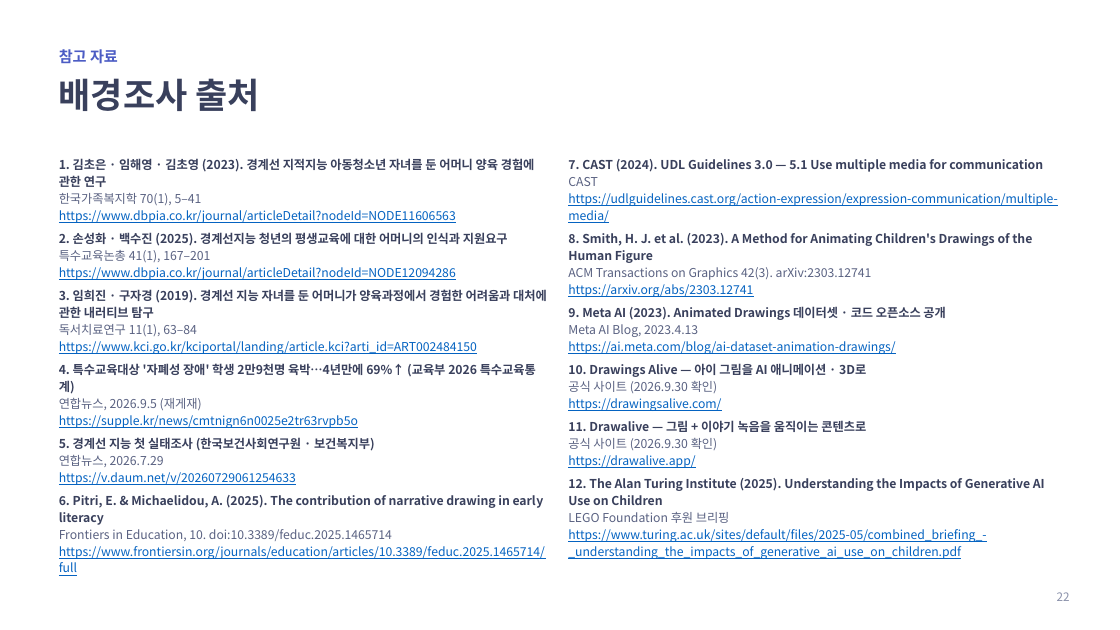
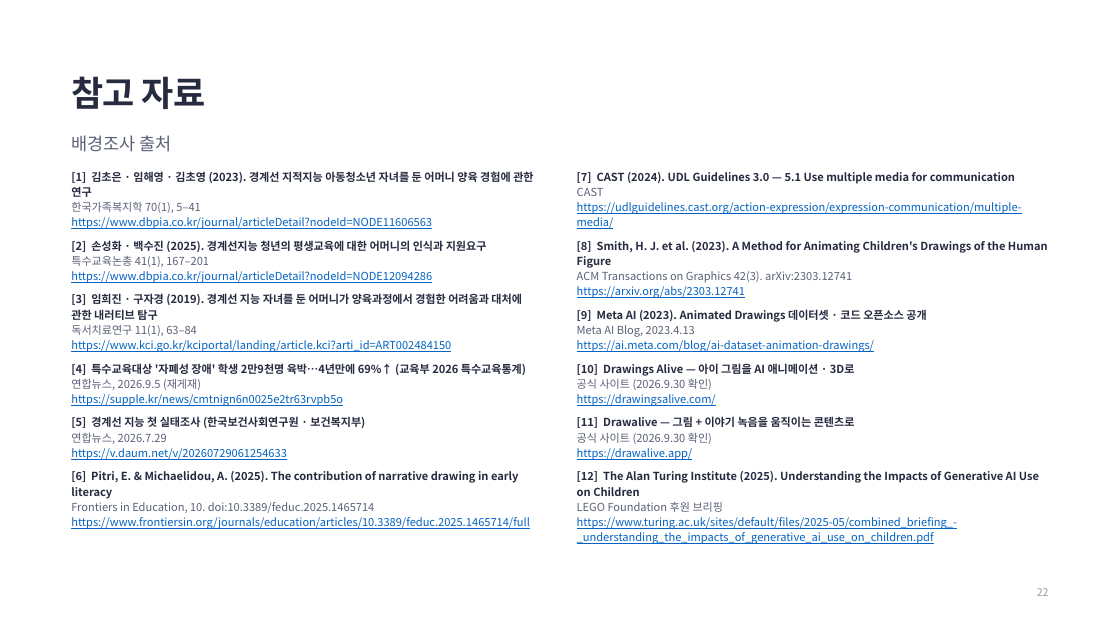
Before and after one commit to seominji58/drawtale-pt_docs, a slide deck: slide 22 of presentation/DrawTale_중간발표.pptx. Drawn at 1120x630 pixels with LibreOffice and Linux fonts; fonts in the diff are those of the drawing; background and template pictures are left out. Boxes give left, top, right and bottom in pixels: in the first picture for what was removed or moved away, otherwise in the second. Text is boxed around its words. In the diff, an @@ line names an element or a change of style, - is before the commit and + after.

```diff
--- a/presentation/DrawTale_중간발표.pptx
+++ b/presentation/DrawTale_중간발표.pptx
@@ text "참고 자료": place and size @@
-text "참고 자료" at [59,49,118,64]
+text "참고 자료" at [71,76,206,109]
@@ text "참고 자료" at [71,76,206,109]: size 13 to 30 pt, text colour #4C5CC4 to #262B40, letter spacing 0 to -0.5 pt; line spacing 1 to 1.2; vertical alignment middle to top @@
@@ text "배경조사 출처": place and size @@
-text "배경조사 출처" at [59,78,259,111]
+text "배경조사 출처" at [71,135,172,152]
@@ text "배경조사 출처" at [71,135,172,152]: size 30 to 15 pt, text colour #39405C to #5B6177, bold off; line spacing 1 to 1.2 @@
@@ text at [71,171,533,197]: text changed; size 10.5 to 9.5 pt; text colour #39405C to #262B40 @@
-1. 김초은 · 임해영 · 김초영 (2023). 경계선 지적지능 아동청소년 자녀를 둔 어머니 양육 경험에 관한 연구
+[1] 김초은 · 임해영 · 김초영 (2023). 경계선 지적지능 아동청소년 자녀를 둔 어머니 양육 경험에 관한 연구
@@ text "[1] 김초은 · 임해영 · ...": place and size @@
-text "[1] 김초은 · 임해영 · ..." at [59,158,547,576]
+text "[1] 김초은 · 임해영 · ..." at [71,171,533,529]
@@ text at [577,172,1015,184]: text changed; size 10.5 to 9.5 pt; text colour #39405C to #262B40 @@
-7. CAST (2024). UDL Guidelines 3.0 — 5.1 Use multiple media for communication
+[7] CAST (2024). UDL Guidelines 3.0 — 5.1 Use multiple media for communication
@@ text "[7] CAST (2024). UDL Guidelines ...": place and size @@
-text "[7] CAST (2024). UDL Guidelines ..." at [568,159,1057,559]
+text "[7] CAST (2024). UDL Guidelines ..." at [577,172,1048,544]
@@ text at [71,202,530,529]: size 10.5 to 9.5 pt in "한국가족복지학 70(1), 5–41", "https://www.dbpia.co.kr/journal/articleDetail?nodeId=NODE116 ...", "특수교육논총 41(1), 167–201", "https://www.dbpia.co.kr/journal/articleDetail?nodeId=NODE120 ..." and 8 more places; text colour #5A6282 to #5B6177 in "한국가족복지학 70(1), 5–41", "특수교육논총 41(1), 167–201", "독서치료연구 11(1), 63–84", "연합뉴스, 2026.9.5 (재게재)" and 2 more places @@
@@ text at [577,188,1022,544]: size 10.5 to 9.5 pt in "CAST", "https://udlguidelines.cast.org/action-expression/expression- ...", "ACM Transactions on Graphics 42(3). arXiv:2303.12741", "https://arxiv.org/abs/2303.12741" and 8 more places; text colour #5A6282 to #5B6177 in "CAST", "ACM Transactions on Graphics 42(3). arXiv:2303.12741", "Meta AI Blog, 2023.4.13", "공식 사이트 (2026.9.30 확인)" and 2 more places @@
@@ text at [71,240,487,252]: text changed; size 10.5 to 9.5 pt; text colour #39405C to #262B40 @@
-2. 손성화 · 백수진 (2025). 경계선지능 청년의 평생교육에 대한 어머니의 인식과 지원요구
+[2] 손성화 · 백수진 (2025). 경계선지능 청년의 평생교육에 대한 어머니의 인식과 지원요구
@@ text at [577,241,1048,268]: text changed; size 10.5 to 9.5 pt; text colour #39405C to #262B40 @@
-8. Smith, H. J. et al. (2023). A Method for Animating Children's Drawings of the Human Figure
+[8] Smith, H. J. et al. (2023). A Method for Animating Children's Drawings of the Human Figure
@@ text at [71,293,522,320]: text changed; size 10.5 to 9.5 pt; text colour #39405C to #262B40 @@
-3. 임희진 · 구자경 (2019). 경계선 지능 자녀를 둔 어머니가 양육과정에서 경험한 어려움과 대처에 관한 내러티브 탐구
+[3] 임희진 · 구자경 (2019). 경계선 지능 자녀를 둔 어머니가 양육과정에서 경험한 어려움과 대처에 관한 내러티브 탐구
@@ text at [577,309,926,322]: text changed; size 10.5 to 9.5 pt; text colour #39405C to #262B40 @@
-9. Meta AI (2023). Animated Drawings 데이터셋 · 코드 오픈소스 공개
+[9] Meta AI (2023). Animated Drawings 데이터셋 · 코드 오픈소스 공개
@@ text at [71,363,526,375]: text changed; size 10.5 to 9.5 pt; text colour #39405C to #262B40 @@
-4. 특수교육대상 '자폐성 장애' 학생 2만9천명 육박…4년만에 69%↑ (교육부 2026 특수교육통계)
+[4] 특수교육대상 '자폐성 장애' 학생 2만9천명 육박…4년만에 69%↑ (교육부 2026 특수교육통계)
@@ text at [577,363,855,376]: text changed; size 10.5 to 9.5 pt; text colour #39405C to #262B40 @@
-10. Drawings Alive — 아이 그림을 AI 애니메이션 · 3D로
+[10] Drawings Alive — 아이 그림을 AI 애니메이션 · 3D로
@@ text at [71,416,365,428]: text changed; size 10.5 to 9.5 pt; text colour #39405C to #262B40 @@
-5. 경계선 지능 첫 실태조사 (한국보건사회연구원 · 보건복지부)
+[5] 경계선 지능 첫 실태조사 (한국보건사회연구원 · 보건복지부)
@@ text at [577,416,855,428]: text changed; size 10.5 to 9.5 pt; text colour #39405C to #262B40 @@
-11. Drawalive — 그림 + 이야기 녹음을 움직이는 콘텐츠로
+[11] Drawalive — 그림 + 이야기 녹음을 움직이는 콘텐츠로
@@ text at [71,471,518,499]: text changed; size 10.5 to 9.5 pt; text colour #39405C to #262B40 @@
-6. Pitri, E. & Michaelidou, A. (2025). The contribution of narrative drawing in early literacy
+[6] Pitri, E. & Michaelidou, A. (2025). The contribution of narrative drawing in early literacy
@@ text at [577,471,1039,496]: text changed; size 10.5 to 9.5 pt; text colour #39405C to #262B40 @@
-12. The Alan Turing Institute (2025). Understanding the Impacts of Generative AI Use on Children
+[12] The Alan Turing Institute (2025). Understanding the Impacts of Generative AI Use on Children
@@ text "22": place and size @@
-text "22" at [1057,592,1070,601]
+text "22" at [1037,588,1049,596]
@@ text "22" at [1037,588,1049,596]: size 10 to 9 pt, text colour #8A91AA to #9399AC; line spacing 1 to 1.2; vertical alignment middle to top @@
```
Also in this commit, not shown: 21 other slides changed, 4 other files.
